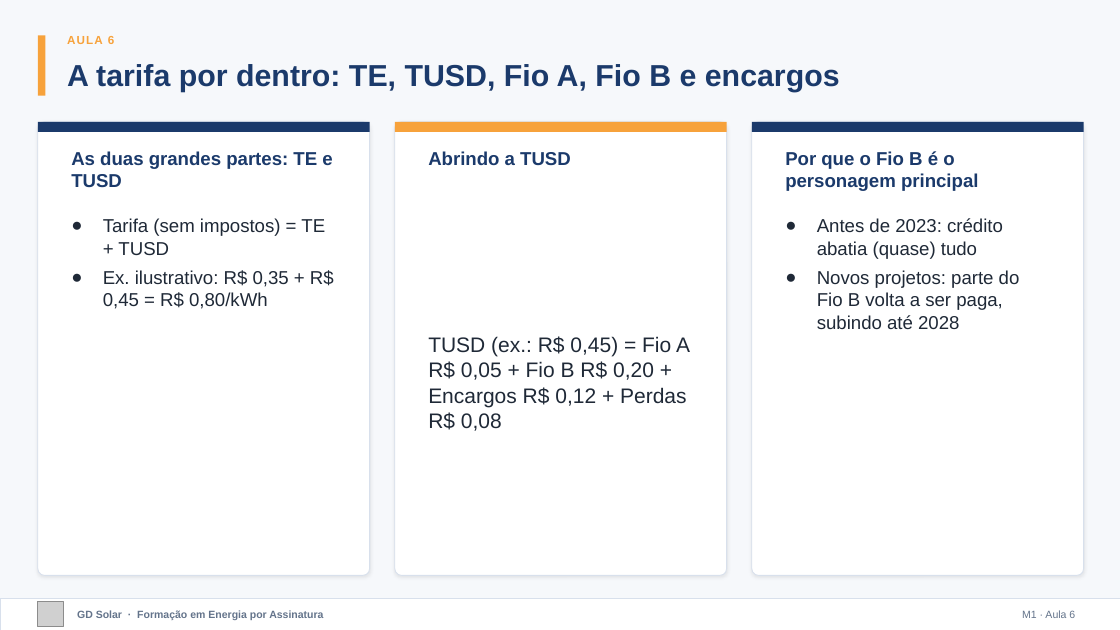
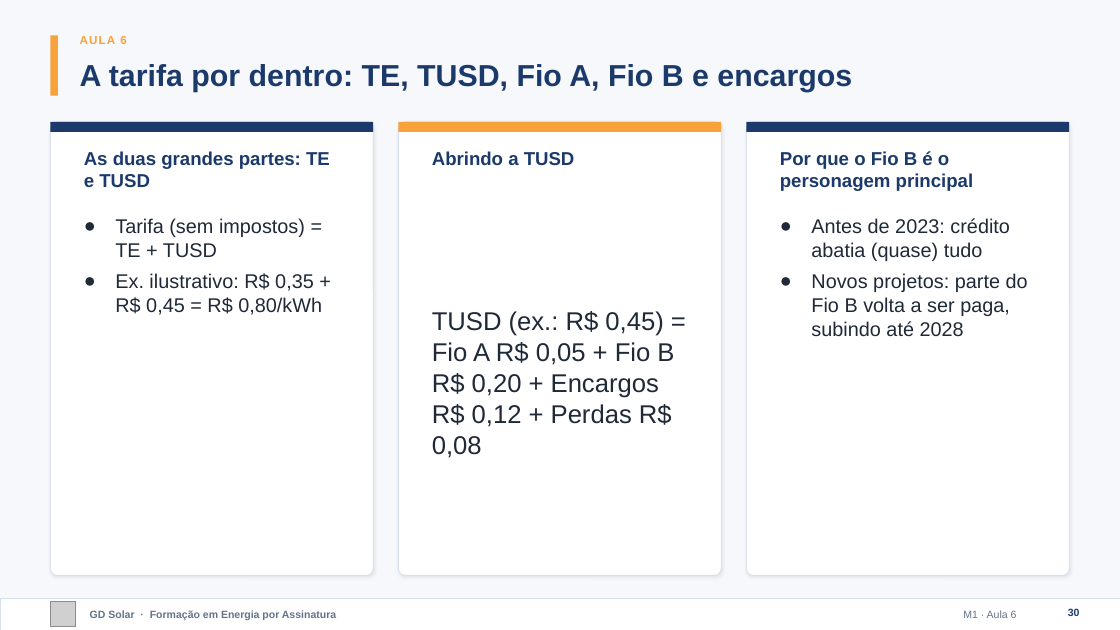
Before and after one commit to marcelo-braga-dev/casaverde, a slide deck: slide 30 of docs/curso/slides/m01-fundamentos.pptx. Drawn at 1120x630 pixels with LibreOffice and Linux fonts; fonts in the diff are those of the drawing; grey boxes stand for pictures. Boxes give left, top, right and bottom in pixels: in the first picture for what was removed or moved away, otherwise in the second. Text is boxed around its words. In the diff, an @@ line names an element or a change of style, - is before the commit and + after.

```diff
--- a/docs/curso/slides/m01-fundamentos.pptx
+++ b/docs/curso/slides/m01-fundamentos.pptx
@@ 1 text, 1 picture, 1 rectangle: place and size @@
-1 text, 1 picture, 1 rectangle at [38, 35, 114, 627]
+1 text, 1 picture, 1 rectangle at [50, 35, 126, 627]
@@ text "A tarifa por dentro: TE, ...": place and size @@
-text "A tarifa por dentro: TE, ..." at [67, 64, 840, 92]
+text "A tarifa por dentro: TE, ..." at [80, 64, 852, 92]
@@ rounded rectangle: place and size @@
-rounded rectangle at [38, 122, 370, 576]
+rounded rectangle at [50, 122, 373, 576]
@@ rectangle: place and size @@
-rectangle at [38, 122, 370, 132]
+rectangle at [50, 122, 373, 132]
@@ text "As duas grandes partes: TE ..." rewrapped from [71, 151, 332, 187] to [84, 151, 330, 187] @@
@@ rounded rectangle: place and size @@
-rounded rectangle at [395, 122, 727, 576]
+rounded rectangle at [398, 122, 721, 576]
@@ rectangle: place and size @@
-rectangle at [395, 122, 727, 132]
+rectangle at [398, 122, 721, 132]
@@ text "Abrindo a TUSD": place and size @@
-text "Abrindo a TUSD" at [428, 151, 571, 165]
+text "Abrindo a TUSD" at [432, 151, 575, 165]
@@ proportions changed in 3 elements at [398, 122, 721, 576], [50, 122, 373, 576], [747, 122, 1070, 576] @@
@@ rounded rectangle: place and size @@
-rounded rectangle at [752, 122, 1084, 576]
+rounded rectangle at [747, 122, 1070, 576]
@@ rectangle: place and size @@
-rectangle at [752, 122, 1084, 132]
+rectangle at [747, 122, 1070, 132]
@@ text "Por que o Fio B ...": place and size @@
-text "Por que o Fio B ..." at [785, 151, 978, 191]
+text "Por que o Fio B ..." at [780, 151, 973, 191]
@@ text "Tarifa (sem impostos) = TE ...": place and size @@
-text "Tarifa (sem impostos) = TE ..." at [103, 218, 334, 309]
+text "Tarifa (sem impostos) = TE ..." at [115, 218, 322, 315]
@@ text "Tarifa (sem impostos) = TE ..." at [115, 218, 322, 315]: size 16 to 17 pt @@
@@ text "TUSD (ex.: R$ 0,45) = ..." at [432, 311, 674, 458]: size 18 to 22 pt @@
@@ text "Antes de 2023: crédito abatia ..." at [811, 218, 1028, 337]: size 16 to 17 pt @@
@@ text "GD Solar · Formação em ...": place and size @@
-text "GD Solar · Formação em ..." at [77, 610, 323, 620]
+text "GD Solar · Formação em ..." at [90, 610, 336, 620]
@@ text "M1 · Aula 6": place and size @@
-text "M1 · Aula 6" at [1022, 610, 1075, 618]
+text "M1 · Aula 6" at [963, 610, 1017, 618]
@@ page number added at [1068, 608, 1080, 616], 9 pt, text #1B3A6B, bold @@
+30
```
Also in this commit, not shown: 39 other slides changed, 13 other files.
